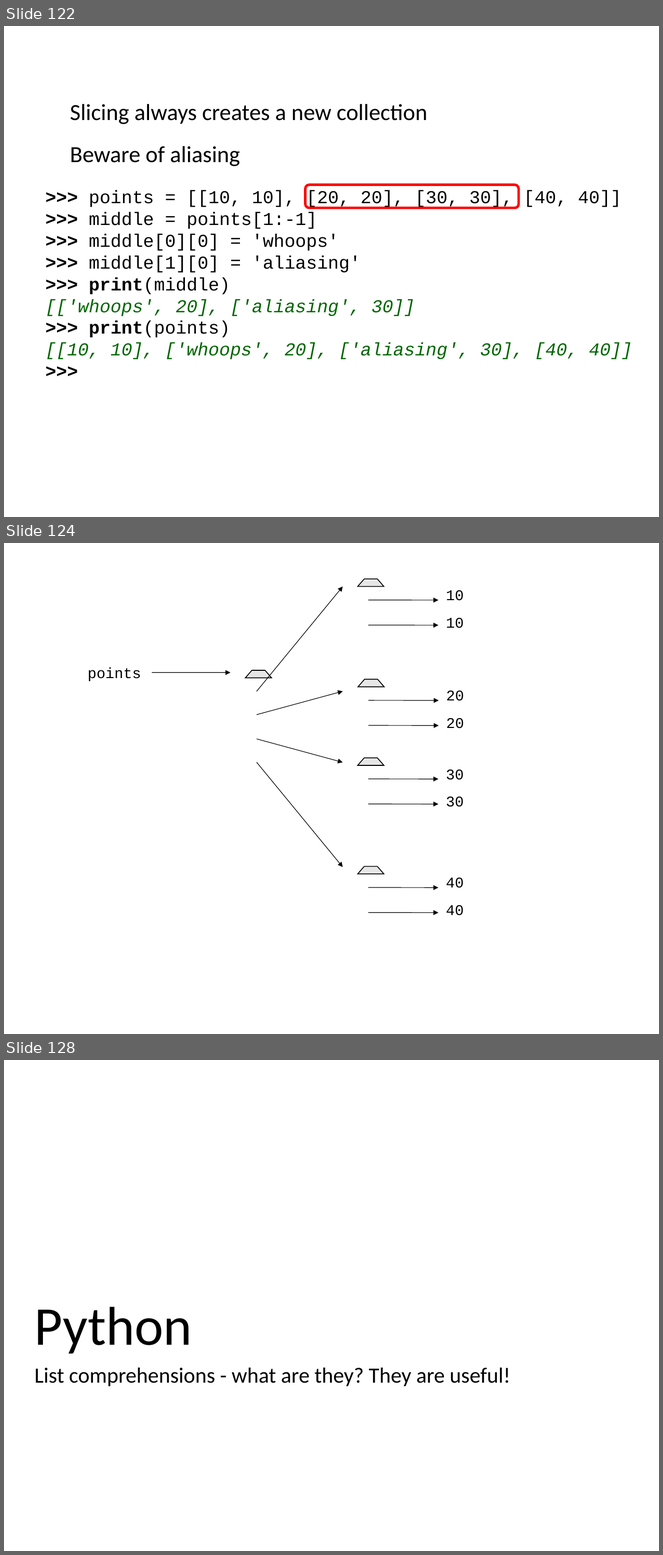
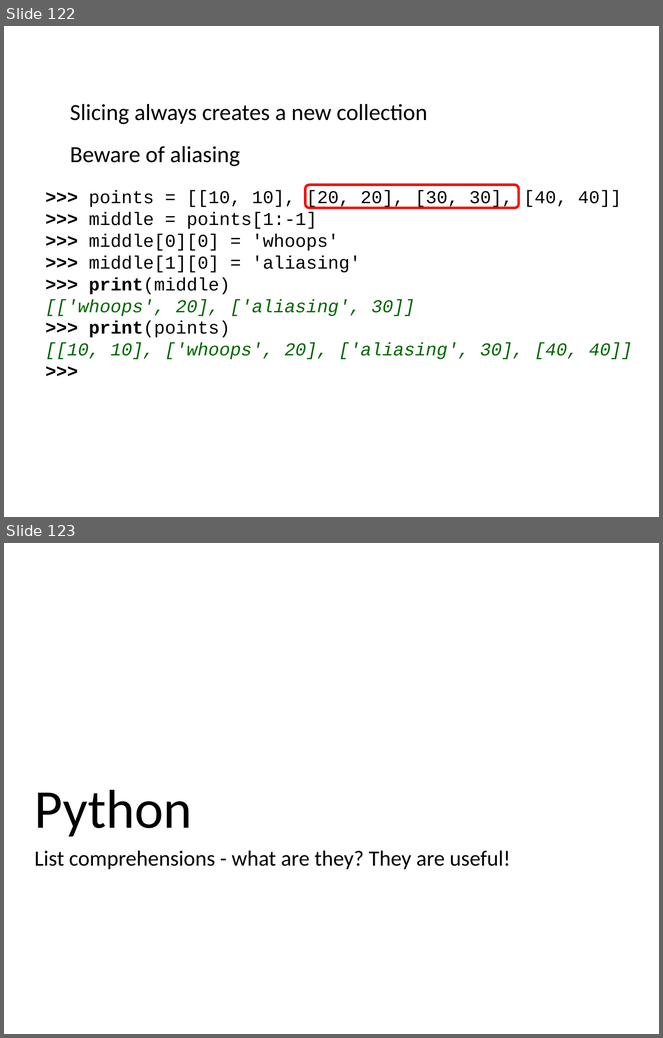
Before and after one commit to ncasuk/ncas-isc, a slide deck: python/presentations/learning_python/04_lists__slice__list_comp.pptx. Shown one above the other, each under a label of ours: slides 122, 124 and 128 before the commit, slides 122 and 123 after it; the slides between them are not shown. The pictures are 663x1555 and 663x1038 pixels, drawn with LibreOffice and Linux fonts; fonts in the diff are those of the drawing; background and template pictures are left out. Boxes give left, top, right and bottom in pixels: in the first picture for what was removed or moved away, otherwise in the second. Text is boxed around its words. In the diff, an @@ line names an element or a change of style, - is before the commit and + after.

```diff
--- a/python/presentations/learning_python/04_lists__slice__list_comp.pptx
+++ b/python/presentations/learning_python/04_lists__slice__list_comp.pptx
@@ slide 124 removed at [4,543,659,1034], background picture (left out) @@
@@ arrow removed from (257, 692) to (343, 586) @@
@@ table removed at [358,586,384,634], 2 rows, 1 columns @@
-
-
@@ freeform shape removed at [358,579,384,587] @@
@@ arrow removed from (369, 600) to (439, 600) @@
@@ text removed at [446,590,464,601] @@
-10
@@ text removed at [446,618,464,628] @@
-10
@@ arrow removed from (369, 625) to (439, 625) @@
@@ text removed at [88,667,141,681] @@
-points
@@ arrow removed from (152, 672) to (231, 672) @@
@@ freeform shape removed at [245,670,272,678] @@
@@ table removed at [246,678,272,773], 4 rows, 1 columns @@
-
-
-
-
@@ freeform shape removed at [358,680,385,688] @@
@@ arrow removed from (257, 715) to (343, 692) @@
@@ table removed at [358,687,385,734], 2 rows, 1 columns @@
-
-
@@ text removed at [447,691,464,701] @@
-20
@@ arrow removed from (369, 701) to (439, 701) @@
@@ arrow removed from (369, 726) to (439, 726) @@
@@ text removed at [447,718,464,729] @@
-20
@@ arrow removed from (257, 739) to (343, 762) @@
@@ freeform shape removed at [358,758,384,766] @@
@@ arrow removed from (257, 762) to (343, 867) @@
@@ table removed at [358,766,384,813], 2 rows, 1 columns @@
-
-
@@ text removed at [446,770,464,780] @@
-30
@@ arrow removed from (369, 779) to (439, 779) @@
@@ arrow removed from (369, 804) to (439, 805) @@
@@ text removed at [446,797,464,807] @@
-30
@@ freeform shape removed at [358,867,384,875] @@
@@ table removed at [358,874,384,922], 2 rows, 1 columns @@
-
-
@@ text removed at [446,878,464,888] @@
-40
@@ arrow removed from (369, 888) to (439, 888) @@
@@ arrow removed from (369, 913) to (439, 913) @@
@@ text removed at [446,905,464,916] @@
-40
@@ what was slide 128 is now slide 123 @@
```
Also in this commit, not shown: 5 slides changed, 4 other slides removed, 15 other files.
